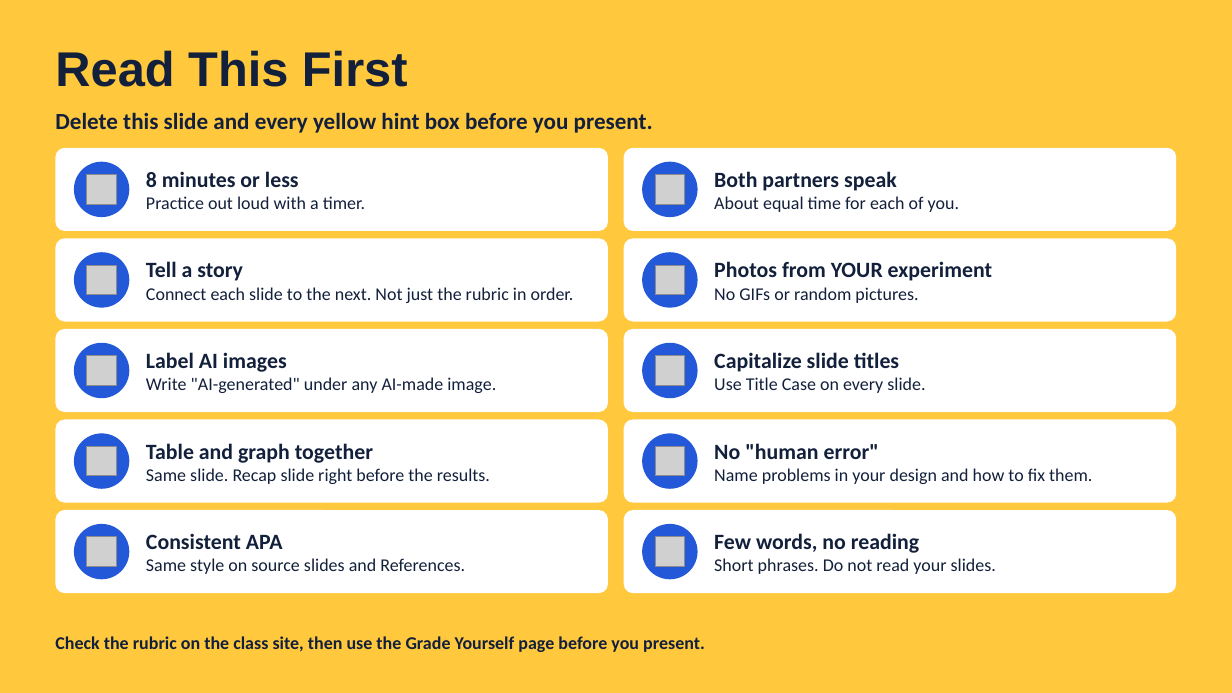
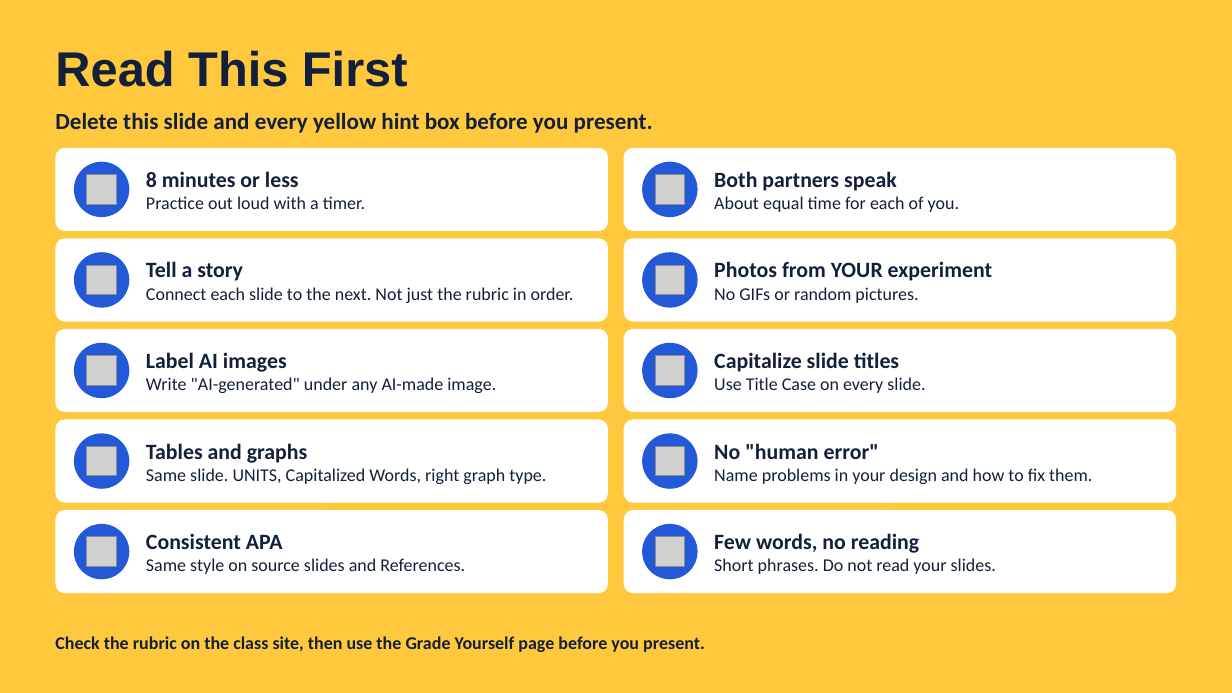
Before and after one commit to rward-prog/tri-1-7thgrade-project, a slide deck: slide 1 of files/Final_Presentation_Slides_Template.pptx. Drawn at 1232x693 pixels with LibreOffice and Linux fonts; fonts in the diff are those of the drawing; grey boxes stand for pictures. Boxes give left, top, right and bottom in pixels: in the first picture for what was removed or moved away, otherwise in the second. Text is boxed around its words. In the diff, an @@ line names an element or a change of style, - is before the commit and + after.

```diff
--- a/files/Final_Presentation_Slides_Template.pptx
+++ b/files/Final_Presentation_Slides_Template.pptx
@@ text at (x1=146, y1=443, x2=546, y2=484): text changed @@
-Table and graph together
-Same slide. Recap slide right before the results.
+Tables and graphs
+Same slide. UNITS, Capitalized Words, right graph type.
```
Also in this commit, not shown: 4 other slides changed, 27 other files.
